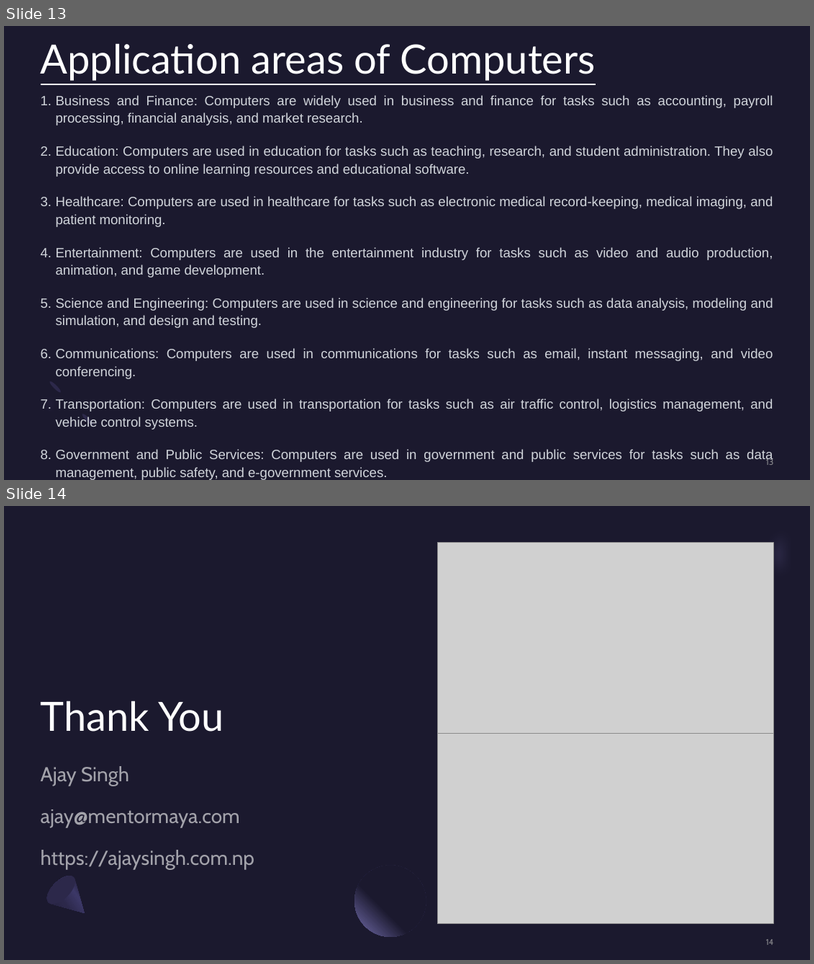
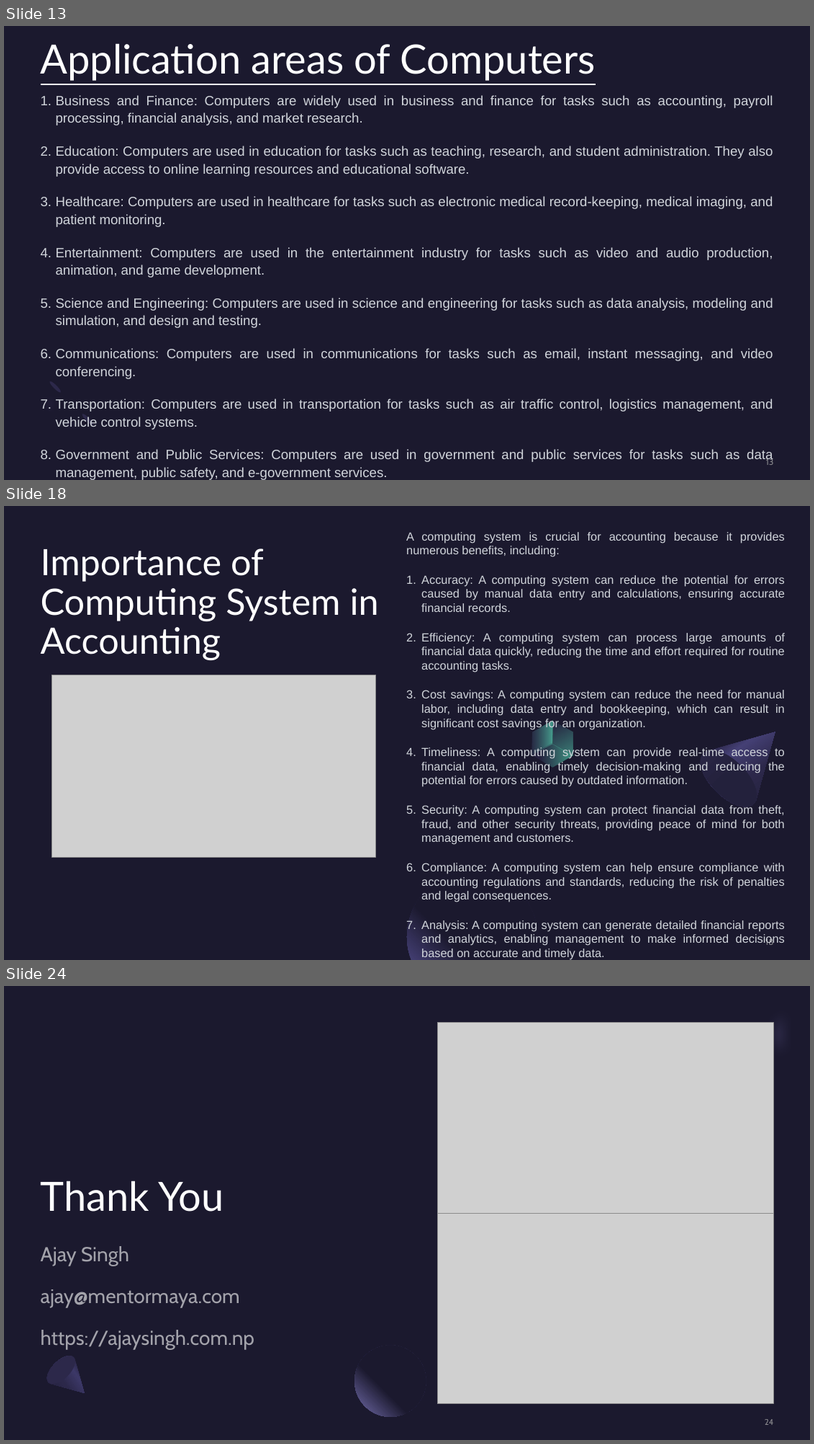
Before and after one commit to mentormaya/notes, a slide deck: assets/Computer System in Accounting.pptx. Shown one above the other, each under a label of ours: slides 13 and 14 before the commit, slides 13, 18 and 24 after it; the slides between them are not shown. The pictures are 814x964 and 814x1444 pixels, drawn with LibreOffice and Linux fonts; fonts in the diff are those of the drawing; grey boxes stand for pictures. Boxes give left, top, right and bottom in pixels: in the first picture for what was removed or moved away, otherwise in the second. Text is boxed around its words. In the diff, an @@ line names an element or a change of style, - is before the commit and + after.

```diff
--- a/assets/Computer System in Accounting.pptx
+++ b/assets/Computer System in Accounting.pptx
@@ slide 18 added at bbox=[4, 506, 810, 960], background #1B192E @@
@@ rectangle added at bbox=[4, 506, 810, 960], fill #1B192E @@
@@ title added at bbox=[41, 548, 379, 660], 43.2 pt, text #FFFFFF @@
+Importance of Computing System in Accounting
@@ text added at bbox=[406, 532, 785, 931], 14 pt, text #D1D5DB @@
+A computing system is crucial for accounting because it provides numerous benefits, including:
+1. Accuracy: A computing system can reduce the potential for errors caused by manual data entry and calculations, ensuring accurate financial records.
+2. Efficiency: A computing system can process large amounts of financial data quickly, reducing the time and effort required for routine accounting tasks.
+3. Cost savings: A computing system can reduce the need for manual labor, including data entry and bookkeeping, which can result in significant cost savings for an organization.
+4. Timeliness: A computing system can provide real-time access to financial data, enabling timely decision-making and reducing the potential for errors caused by outdated information.
+5. Security: A computing system can protect financial data from theft, fraud, and other security threats, providing peace of mind for both management and customers.
+6. Compliance: A computing system can help ensure compliance with accounting regulations and standards, reducing the risk of penalties and legal consequences.
+7. Analysis: A computing system can generate detailed financial reports and analytics, enabling management to make informed decisions based on accurate and timely data.
@@ picture added at bbox=[52, 674, 376, 857] @@
@@ freeform shape added at bbox=[522, 720, 563, 755], fill gradient #2C284A to #5BEFC1 @@
@@ freeform shape added at bbox=[543, 714, 584, 762], fill gradient #2C284A to #5BEFC1 @@
@@ freeform shape added at bbox=[692, 707, 801, 816], fill gradient #2C284A to #454075 to #1B192E @@
@@ freeform shape added at bbox=[532, 738, 574, 773], fill gradient #2C284A to #5BEFC1 @@
@@ ellipse added at bbox=[691, 741, 767, 816], fill gradient #23213C to #2C284A @@
@@ freeform shape added at bbox=[407, 871, 538, 960], fill gradient #1B192E to #454075 @@
@@ page number added at bbox=[766, 937, 774, 944], 10 pt, text #A6A6A6 at 80% opacity @@
+18
@@ what was slide 14 is now slide 24 @@
@@ page number at bbox=[765, 1419, 774, 1424]: text changed @@
-14
+24
```
Also in this commit, not shown: 9 other slides added, 1 other file.
